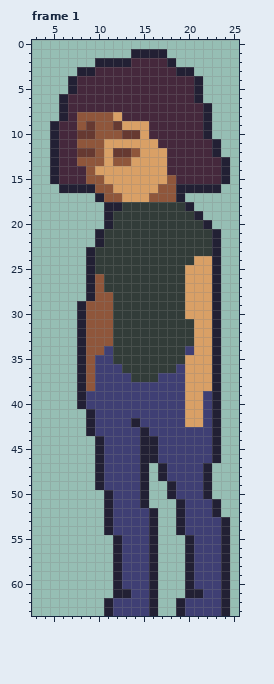
Two states of a pixel-art file, Assets/Art/sad-person.aseprite. Above is the file before it was changed.
32x64 pixels, 1 frame. Shown: frame 1: x 3..25, y 0..63. The commit also changed other frames, which this record leaves out.
After the commit:
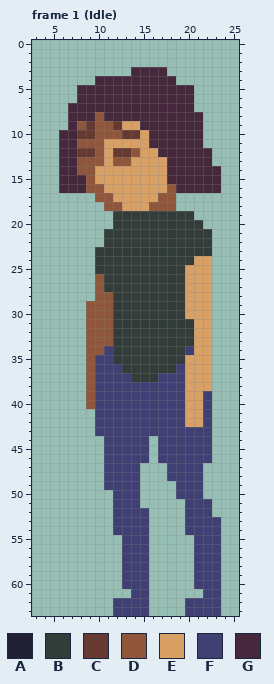
Palette (. is transparent): A #222034  B #323c39  C #663931  D #8f563b  E #d9a066  F #3f3f74  G #45283c
The exact change:
layer "Layer 2 Copy" now hidden
Frame 1 (Idle):
y 1: x 14..17 AAAA -> ....
y 2: x 10..18 AAAAGGGGA -> .........
y 3: x 8..13 AAGGGG -> ......; x 18..20 GAA -> ...
y 4: x 7..9 AGG -> ...; x 19..21 GGA -> ...
y 5: x 7 A -> .; x 21 A -> .
y 6: x 6..7 AG -> ..; x 21 A -> .
y 7: x 6 A -> .; x 21..22 GA -> ..
y 8: x 6 A -> .; x 8..9 DD -> GG; x 11..12 DE -> GG; x 22 A -> .
y 9: x 5..6 AG -> ..; x 15 E -> G; x 22 A -> .
y 10: x 5 A -> .; x 22 A -> .
y 11: x 5 A -> .; x 16 E -> G; x 22..23 GA -> ..
y 12: x 5 A -> .; x 17 E -> G; x 23 A -> .
y 13: x 5 A -> .; x 23..24 GA -> ..
y 14: x 5 A -> .; x 8 G -> D; x 24 A -> .
y 15: x 5 A -> .; x 10 D -> E; x 18 D -> G; x 24 A -> .
y 16: x 6..9 AAAA -> GGGD; x 11 D -> E; x 17 D -> E; x 19..23 AAAAA -> GGGGG
y 17: x 10 A -> D; x 12 D -> E; x 16 D -> E; x 19 A -> .
y 18: x 11..20 AABBBBBBBA -> DDEEEDDD..
y 19: x 11 A -> .; x 21 A -> .
y 20: x 11 A -> .; x 22 A -> .
y 21..22: x 10 A -> .; x 23 A -> .
y 23..28: x 9 A -> .; x 23 A -> .
y 29..38: x 8 A -> .; x 23 A -> .
y 39..40: x 8..9 AF -> .D; x 23 A -> .
y 41: x 9 A -> .; x 23 A -> .
y 42: x 9 A -> .; x 14 A -> F; x 23 A -> .
y 43: x 9 A -> .; x 15 A -> F; x 23 A -> .
y 44..46: x 10 A -> .; x 15..16 AA -> F.; x 23 A -> .
y 47..48: x 10 A -> .; x 15 A -> .; x 17 A -> .; x 22 A -> .
y 49: x 10 A -> .; x 15 A -> .; x 18 A -> .; x 22 A -> .
y 50: x 11 A -> .; x 15 A -> .; x 18 A -> .; x 22 A -> .
y 51: x 11 A -> .; x 15 A -> .; x 19 A -> .; x 23 A -> .
y 52: x 11 A -> .; x 16 A -> .; x 19 A -> .; x 23 A -> .
y 53..54: x 11 A -> .; x 16 A -> .; x 19 A -> .; x 24 A -> .
y 55..60: x 12 A -> .; x 16 A -> .; x 20 A -> .; x 24 A -> .
y 61: x 12..13 AA -> ..; x 16 A -> .; x 20..21 AA -> ..; x 24 A -> .
y 62..63: x 11 A -> .; x 16 A -> .; x 19 A -> .; x 24 A -> .
Changed places in both pictures, as pixel boxes (x1, y1, x2, y2):
changed: (50, 49, 230, 616)
